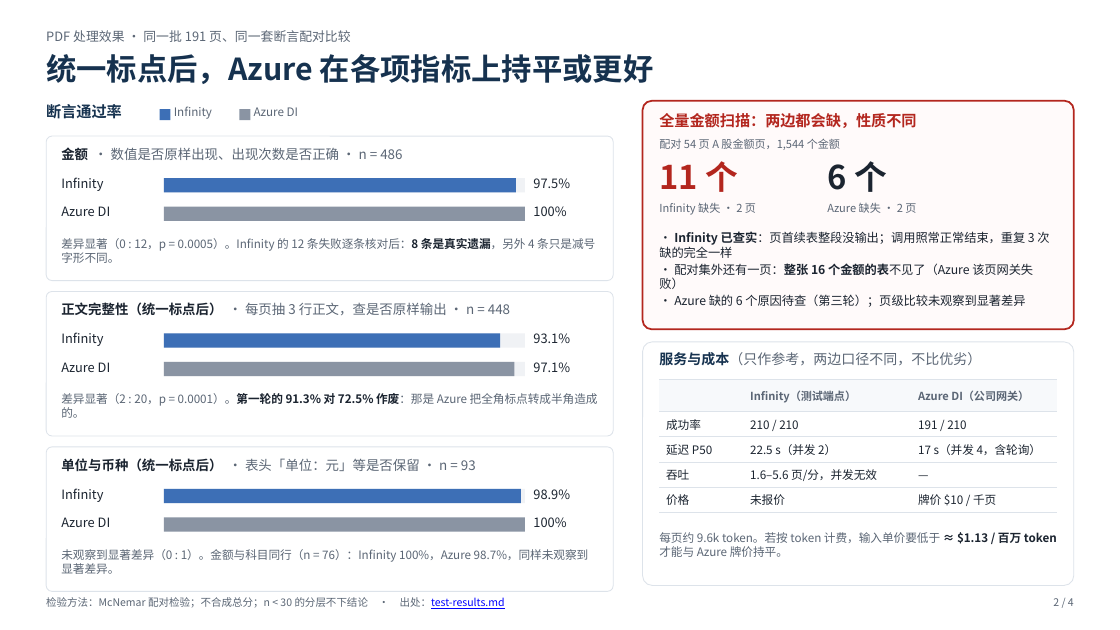
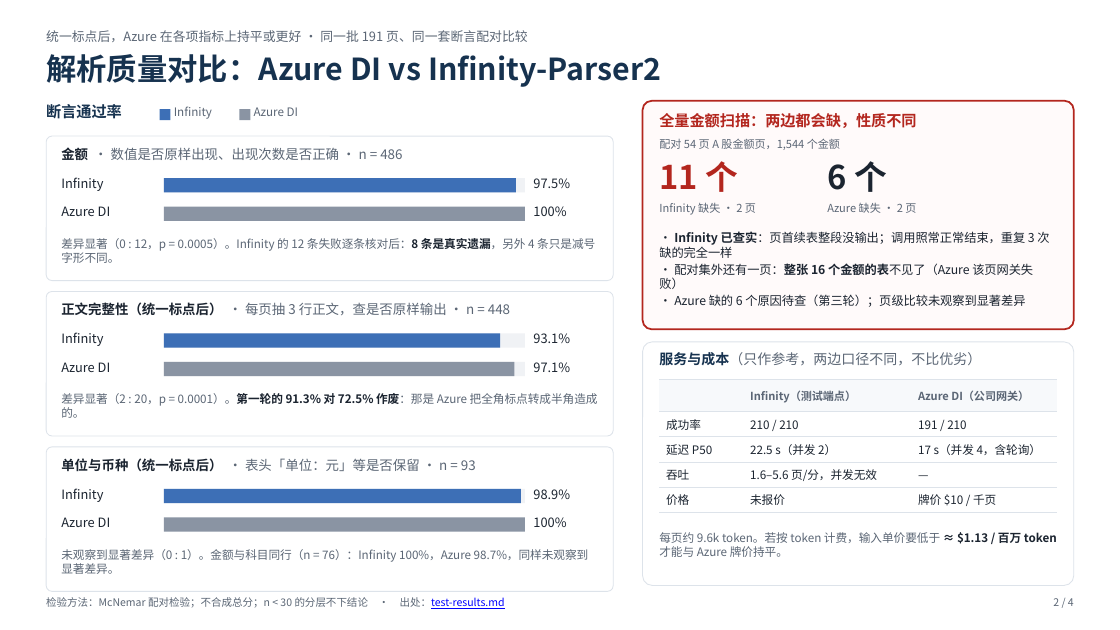
Before and after one commit to gejun2008/doc-parser-eval, a slide deck: slide 2 of docs/briefing-deck.pptx. Drawn at 1120x630 pixels with LibreOffice and Linux fonts; fonts in the diff are those of the drawing. Boxes give left, top, right and bottom in pixels: in the first picture for what was removed or moved away, otherwise in the second. Text is boxed around its words. In the diff, an @@ line names an element or a change of style, - is before the commit and + after.

```diff
--- a/docs/briefing-deck.pptx
+++ b/docs/briefing-deck.pptx
@@ text at [46,30,528,42]: text changed @@
-PDF 处理效果 · 同一批 191 页、同一套断言配对比较
+统一标点后，Azure 在各项指标上持平或更好 · 同一批 191 页、同一套断言配对比较
@@ text at [46,54,662,87]: text changed @@
-统一标点后，Azure 在各项指标上持平或更好
+解析质量对比：Azure DI vs Infinity-Parser2
```
Also in this commit, not shown: 3 other slides changed, 2 other files.
